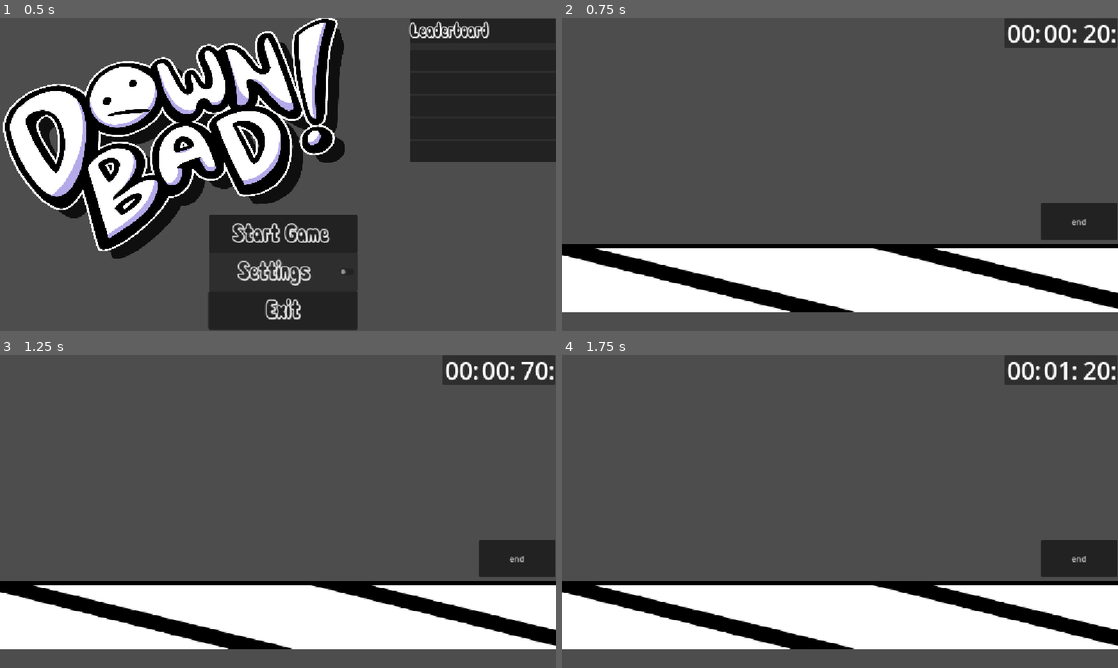
Above: before the commit, frames 1-4 (two rows, left to right).
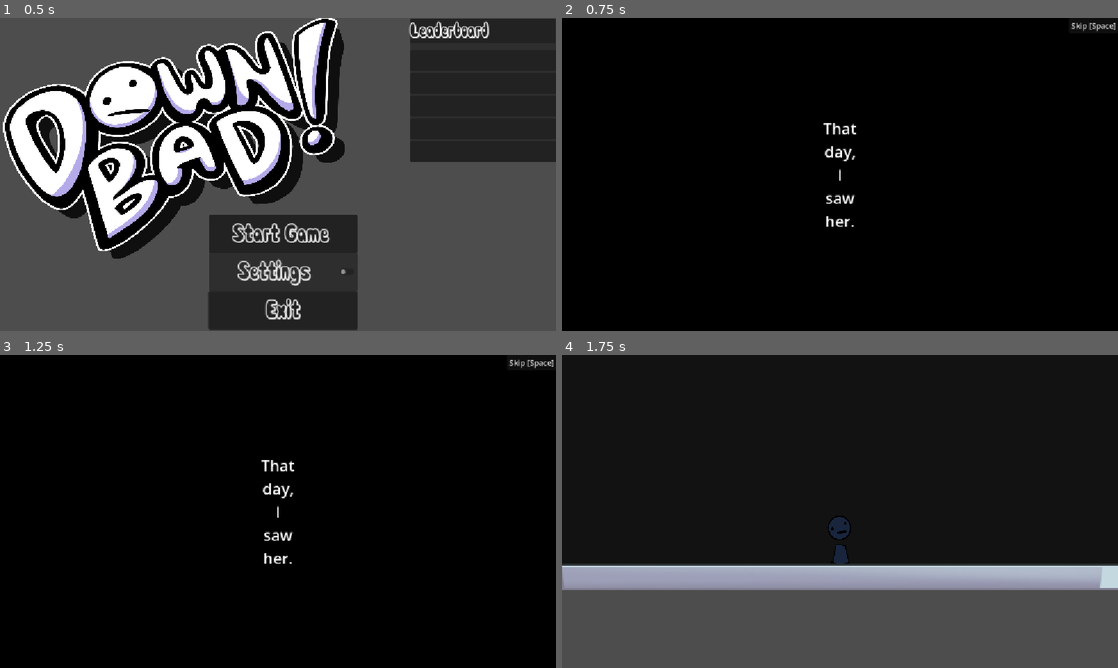
Above: after the commit, the same moments.

Repository: average4136/head-over-heels-game
Game: Godot game, scene res://Scenes/main_menu.tscn
The game is run twice, just before and just after one commit, with the same random seed, the same clock (stepped at 60 frames per second) and the same inputs.
Inputs (mouse positions are in pixels of both pictures, inside the frame that each line leads up to):
- Up to frame 1 (0.5 s): no input
- Up to frame 2 (0.75 s): click "Start Game" at 0.5 s
- Up to frame 3 (1.25 s): no input
- Up to frame 4 (1.75 s): click (1095, 361) at 1.25 s, where only the run after the commit has a clickable "Skip [Space]"

Frame 1 is identical in both runs. In frame 2, 95% of the frame differs, in the area x 0-100%, y 0-100%; in frame 3, 95%; in frame 4, 93%.

Commit message:
Update Main_Menu.gd

Diff:
--- a/Scripts/Main_Menu.gd
+++ b/Scripts/Main_Menu.gd
@@ -1,7 +1,7 @@
 extends Control
 
 func _on_button_pressed() -> void:
-	get_tree().change_scene_to_file("res://Scenes/game.tscn")
+	get_tree().change_scene_to_file("res://Scenes/Cutscenes/opening_cutscene.tscn")
 
 func _on_check_button_pressed() -> void:
 	get_tree().change_scene_to_file("res://Scenes/settings.tscn")
